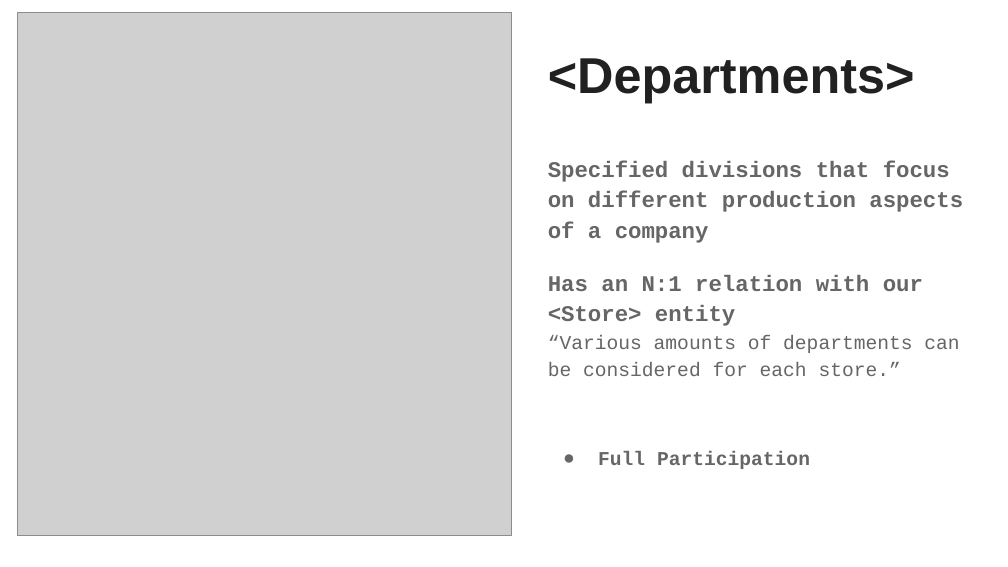
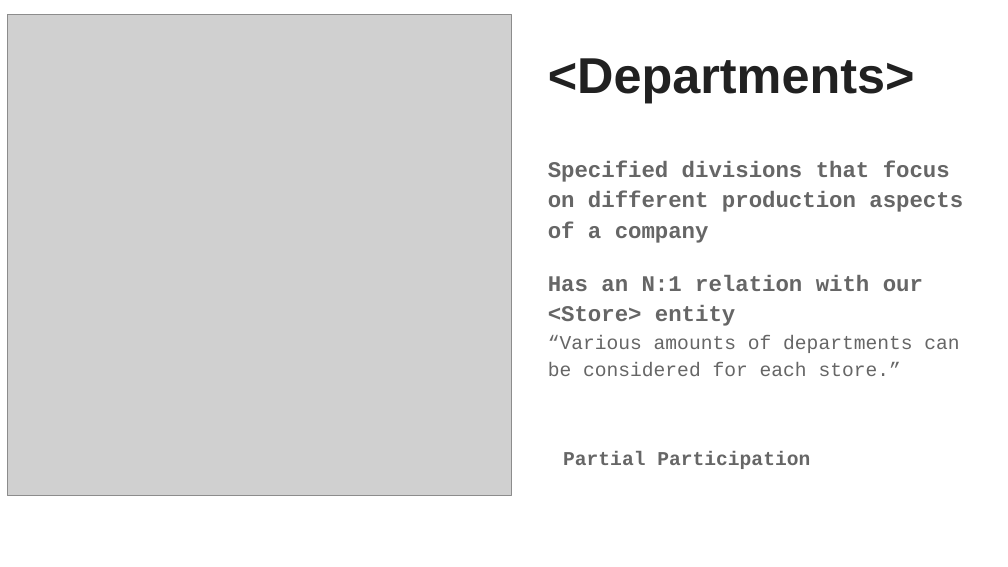
Before and after one commit to oromeo10/SuperUsers, a slide deck: slide 9 of 05 Team/ER Presentation/Team Presentation .pptx (slide 8 before the commit). Drawn at 1008x567 pixels with LibreOffice and Linux fonts; fonts in the diff are those of the drawing; grey boxes stand for pictures. Boxes give left, top, right and bottom in pixels: in the first picture for what was removed or moved away, otherwise in the second. Text is boxed around its words. In the diff, an @@ line names an element or a change of style, - is before the commit and + after.

```diff
--- a/05 Team/ER Presentation/Team Presentation .pptx
+++ b/05 Team/ER Presentation/Team Presentation .pptx
@@ picture: place and size @@
-picture at (18, 13, 512, 536)
+picture at (7, 14, 511, 495)
@@ text at (563, 452, 810, 469): text changed @@
-● Full Participation
+Partial Participation
```
Also in this commit, not shown: 6 other slides changed, 4 slides added, 1 slide removed, 2 other files.
